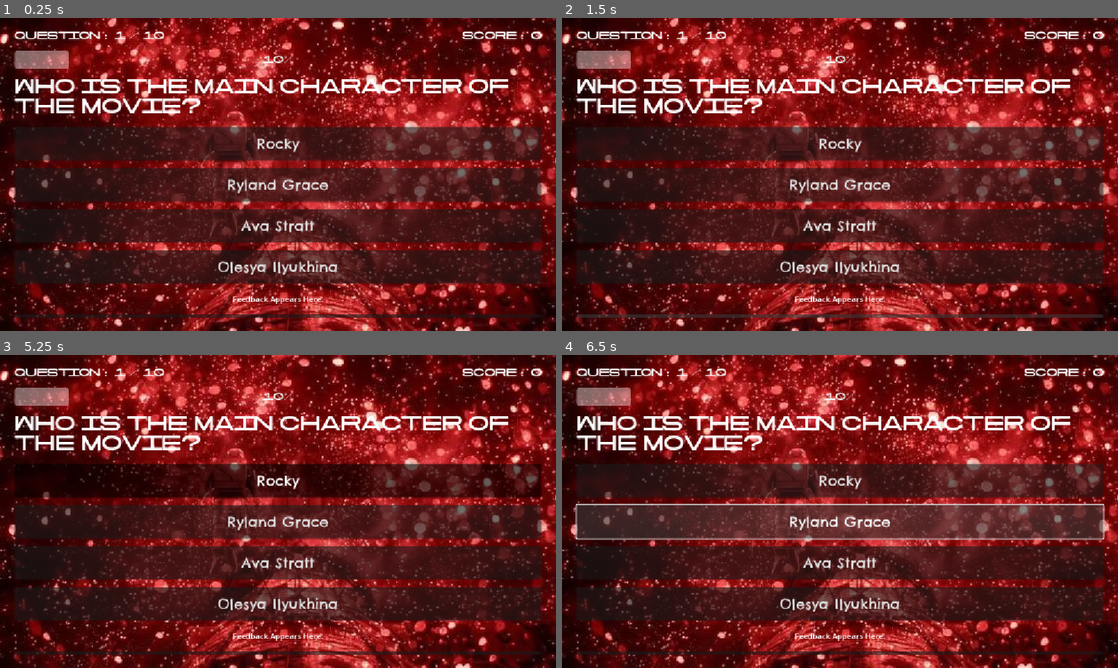
Above: before the commit, frames 1-4 (two rows, left to right).
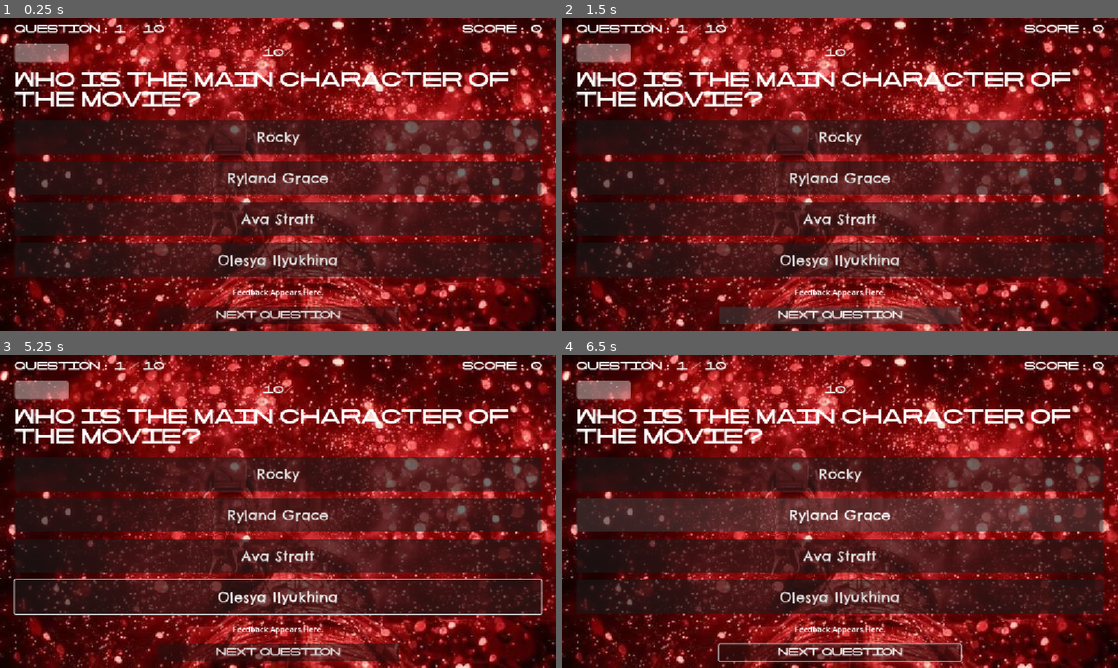
Above: after the commit, the same moments.

Repository: Pixelated-Pancake/PHM-Quiz
Game: Godot game, scene res://Scenes/QuizScreen.tscn
Two runs of this game, one before a commit and one after it. Both use one fixed random seed, a clock stepped at 60 frames per second and the inputs below. This scene is started directly instead of the project's main scene.
Inputs (mouse positions are in pixels of both pictures, inside the frame that each line leads up to):
- Up to frame 1 (0.25 s): no input
- Up to frame 2 (1.5 s): click (840, 315) at 0.5 s; click (840, 315) at 1.25 s
- Up to frame 3 (5.25 s): click "Rocky" at 2 s; click "Ryland Grace" at 2.75 s; click "Ava Stratt" at 3.5 s; click "Olesya Ilyukhina" at 4.25 s; tap Enter at 5 s; move the mouse to (400, 495) at 5.02 s; hold Right from 5.03 s (still down); tap Alt at 5.1 s; click (400, 495) at 5.17 s
- Up to frame 4 (6.5 s): tap Space at 5.75 s; move the mouse to (728, 527) at 5.77 s; release Right at 5.78 s; hold Down from 5.78 s (still down); tap Shift at 5.85 s

The runs differ from the first frame. In frame 1, 25% of the frame differs, in the area x 2-98%, y 2-98%; in frame 2, 26%; in frame 3, 26%; in frame 4, 26%.

Commit message:
Readme

Diff:
--- a/phm-quiz/Scenes/QuizScreen.tscn
+++ b/phm-quiz/Scenes/QuizScreen.tscn
@@ -6,6 +6,10 @@
 
 [sub_resource type="StyleBoxEmpty" id="StyleBoxEmpty_j5nep"]
 content_margin_top = 19.0
+
+[sub_resource type="StyleBoxFlat" id="StyleBoxFlat_85gu0"]
+bg_color = Color(0.16078432, 0.05882353, 0.05882353, 0.5764706)
+corner_detail = 20
 
 [node name="QuizScreen" type="Control" unique_id=1996344066]
 layout_mode = 3
@@ -116,4 +120,11 @@
 vertical_alignment = 1
 
 [node name="NextButton" type="Button" parent="MarginContainer/MainLayout" unique_id=999482147]
+custom_minimum_size = Vector2(500, 35)
+custom_maximum_size = Vector2(500, -1)
 layout_mode = 2
+size_flags_horizontal = 4
+theme_override_fonts/font = ExtResource("2_int8w")
+theme_override_font_sizes/font_size = 15
+theme_override_styles/normal = SubResource("StyleBoxFlat_85gu0")
+text = "Next Question"
Not shown, changed: JOURNAL.md
